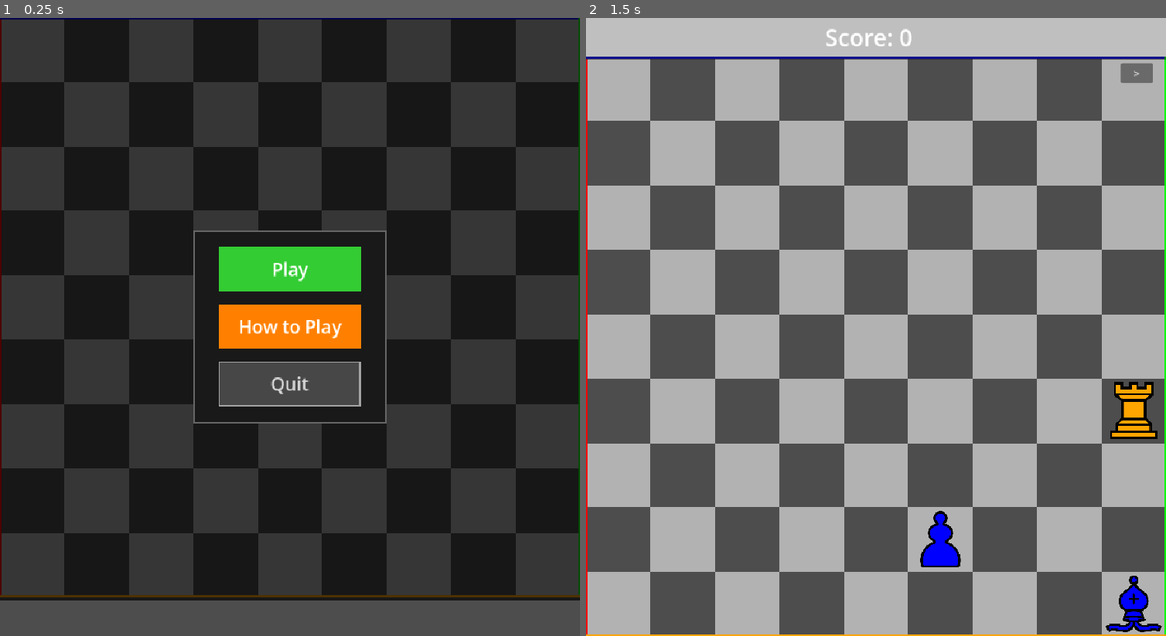
Above: before the commit, frames 1-2 (left to right).
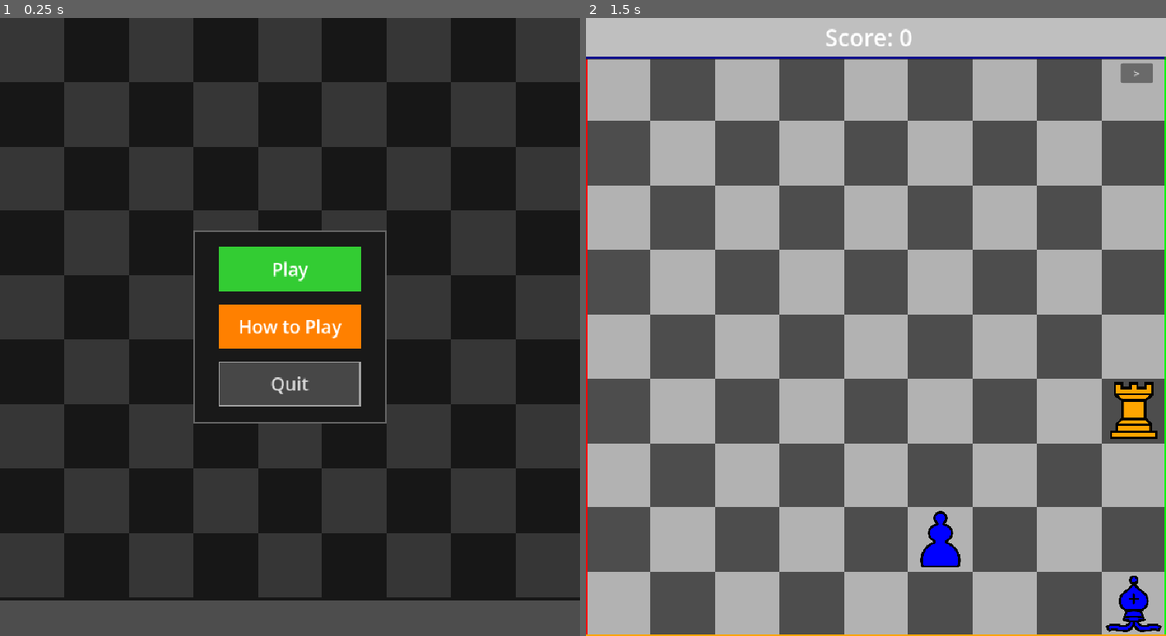
Above: after the commit, the same moments.

Repository: abudarevsky/checklines
Game: Godot game, scene res://scenes/ui/MainMenu.tscn
Two runs of this game, one before a commit and one after it. Both use one fixed random seed, a clock stepped at 60 frames per second and the inputs below.
Inputs:
- Up to frame 1 (0.25 s): no input
- Up to frame 2 (1.5 s): click "Play" at 0.5 s; click "II" at 1.25 s

The runs differ from the first frame. In frame 1, 1.1% of the frame differs, in the area x 0-100%, y 0-94%; in frame 2, nothing differs.

Commit message:
Add show_borders flag and fix freed piece access

Diff:
--- a/scripts/board/BoardManager.gd
+++ b/scripts/board/BoardManager.gd
@@ -16,6 +16,7 @@
 var dimmed_pieces = []
 var highlight_nodes = []
 var dim_border_nodes = []
+var show_borders: bool = true
 
 @onready var pieces_container: Node2D = $PiecesContainer
 
@@ -48,6 +49,8 @@
 			draw_rect(rect, color)
 
 func _draw_borders():
+	if not show_borders:
+		return
 	var total_size = board_size * cell_size
 	var bw = GameManager.BORDER_WIDTH
 
@@ -230,7 +233,8 @@
 
 func _restore_dimmed_pieces():
 	for entry in dimmed_pieces:
-		entry.piece.modulate.a = entry.original_a
+		if is_instance_valid(entry.piece):
+			entry.piece.modulate.a = entry.original_a
 	dimmed_pieces.clear()
 	for node in dim_border_nodes:
 		if is_instance_valid(node):
--- a/scripts/ui/MainMenu.gd
+++ b/scripts/ui/MainMenu.gd
@@ -8,6 +8,7 @@
 	$CanvasLayer/UI/MenuPanel/MenuCenter/MenuVBox/HowToPlayButton.pressed.connect(_on_how_to_play_pressed)
 	$CanvasLayer/UI/MenuPanel/MenuCenter/MenuVBox/QuitButton.pressed.connect(_on_quit_pressed)
 	$CanvasLayer/UI/HowToPlayPanel/ContentCenter/InstructionsContainer/BackButton.pressed.connect(_on_back_pressed)
+	$BoardManager.show_borders = false
 
 func _on_play_pressed():
 	get_tree().change_scene_to_file("res://scenes/board/GameBoard.tscn")
